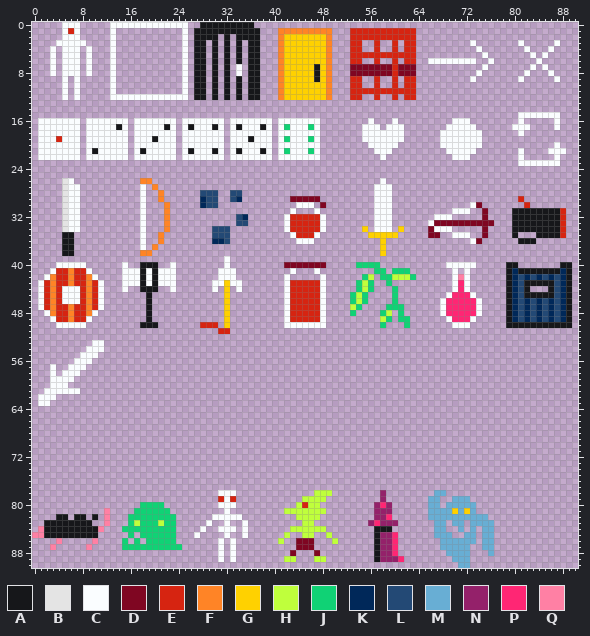
Pixel-art file, stored at Resources/Sprites.aseprite. Above, as it was before the edit.
91x91 pixels, 1 frame.
Palette (. is transparent): A #16171a  B #e4e4e4  C #fafdff  D #7f0622  E #d62411  F #ff8426  G #ffd100  H #bfff3c  J #10d275  K #002859  L #234975  M #68aed4  N #94216a  P #ff2674  Q #ff80a4
Pixels before (only the part around the change), first column x 0:
 0 .....CCC.....CCCCCCCCCCCCC..AAAAAAAAA................................................
 1 .....CEC.....C...........C.AAAAAAAAAAA...FFFFFFFFF...EEEEEEEEEEE.....................
 2 .....CCC.....C...........C.AAAA.A.AAAA...FGGGGGGGF...EEEEEEEEEEE.....................
 3 ....CCCCC....C...........C.AA.A.A.A.AA...FGGGGGGGF...EE..E..E.EE.........C.......C...
 4 ...C.CCC.C...C...........C.AA.A.A.A.AA...FGGGGGGGF...EE..E..E.EE..........C.......C..
 5 ...C.CCC.C...C...........C.AA.A.A.A.AA...FGGGGGGGF...EEEEEEEEEEE...........C.......C.
 6 ...C.CCC.C...C...........C.AA.A.A.A.AA...FGGGGGGGF...EE..E..E.EE..CCCCCCCC..C.......C
 7 ...C.CCC.C...C...........C.AA.A.A.C.AA...FGGGGGAGF...DDDDDDDEDDD...........C.......C.
 8 ...C.CCC.C...C...........C.AA.A.A.C.AA...FGGGGGAGF...DDDDDDDEDDD..........C.......C..
 9 .....C.C.....C...........C.AA.A.A.A.AA...FGGGGGAGF...EE..E..E.EE.........C.......C...
10 .....C.C.....C...........C.AA.A.A.A.AA...FGGGGGGGF...EE..E..E.EE.....................
11 .....C.C.....C...........C.AA.A.A.A.AA...FGGGGGGGF...EEEEEEEEEEE.....................
12 .....C.C.....CCCCCCCCCCCCC.AA.A.A.A.AA...FGGGGGGGF...EE..E..E.EE.....................
13 .....................................................................................
14 .....................................................................................
15 .................................................................................CCCC
16 .CCCCCCC.CCCCCCC.CCCCCCC.CCCCCCC.CCCCCCC.CCCCCCC........C...C.........CCC........C...
17 .CCCCCCC.CCCCCAC.CCCCCAC.CACCCAC.CACCCAC.CJCCCJC.......CCC.CCC.......CCCCC......CCC..
18 .CCCCCCC.CCCCCCC.CCCCCCC.CCCCCCC.CCCCCCC.CCCCCCC.......CCCCCCC......CCCCCCC......C...
19 .CCCECCC.CCCCCCC.CCCACCC.CCCCCCC.CCCACCC.CJCCCJC.......CCCCCCC......CCCCCCC..........
20 .CCCCCCC.CCCCCCC.CCCCCCC.CCCCCCC.CCCCCCC.CCCCCCC........CCCCC.......CCCCCCC..........
21 .CCCCCCC.CACCCCC.CACCCCC.CACCCAC.CACCCAC.CJCCCJC.........CCC.........CCCCC.......C...
22 .CCCCCCC.CCCCCCC.CCCCCCC.CCCCCCC.CCCCCCC.CCCCCCC..........C...........CCC........C...
23 .................................................................................CCCC
24 .....................................................................................
25 .....................................................................................
26 .....BC...........FF......................................C..........................
27 .....BCC..........C.F....................................CCC.........................
28 .....BCC..........C..F......LLL..LL......................CCC.........................
29 .....BCC..........C..F......KLL..LK........DDDDD.........CCC.....................E...
30 .....BCC..........C...F.....KLL.............CCC.D........CCC.............CD.......E..
31 .....BCC..........C...F....................C...C.........CCC..........CCC..D....AAAAA
32 .....BCC..........C...F...........LK......CEEEEEC........CCC.......CCC.....D....AAAAA
33 .....BCC..........C...F...........LL......CEEEEEC........CCC......CDDDDDDDDDD...AAAAA
34 .....BCC..........C...F.......LLL.........CEEEEEC......G.CCC.G....DCCC.....D....AAAAA
35 .....AA...........C..F........LLL..........CEEEC........GGGGG.....DD..CCC..D....A...A
36 .....AA...........C..F........KKL...........CCC...........G..............CD......AAA.
37 .....AA...........C.F.....................................G..........................
38 .....AA...........FF......................................G..........................
39 ................................C....................................................
40 ....CCCCC......C..AAA..C........C.........DDDDDDD.....JJJJ...........CCCCC.....AA....
41 ...CEEFEEC.....CCCACACCC.......CCC.........C...C.........JJ.JJJ.......C.C......AKAAAA
42 ..CFEEFEEFC....CCCACACCC.......CCC........C.....C......JH.JJHHHJ......CQC......AKLKLK
43 .CEFEEFEEFEC...CCCACACCC......CCGCC.......CEEEEEC.....JHJ..J..........CPC......AKLAAA
44 .CEFECCCEFEC...C..AAA..C......C.G.C.......CEEEEEC.....JHJ...J.........CPC......AKLA..
45 .CEFECCCEFEC.......A............G.........CEEEEEC....JHJ....J........CPPPC.....AKLAAA
46 .CEFECCCEFEC.......A............G.........CEEEEEC....JHJ....J.......CPPPPPC....AKLKLK
47 .CEFEEFEEFEC.......A............G.........CEEEEEC....HJ....JJJ......CPPPPPC....AKLKLK
48 ..CFEEFEEFC........A............G.........CEEEEEC....J....JH.J......CPPPPPC....AKLKLK
49 ...CEEFEEC.........A............G.........CEEEEEC.........HJ.JJ......CPPPC.....AKLKLK
50 ....CCCCC.........AAA.......EEE.G.........CCCCCCC.........J...J.......CCC......AAAAAA
51 ...............................EE....................................................
52 .....................................................................................
53 ..........CC.........................................................................
54 .........CCC.........................................................................
55 ........CCC..........................................................................
56 .......CCC...........................................................................
57 ...C..CCC............................................................................
58 ...C.CCC.............................................................................
59 ...CCCC..............................................................................
60 ...CCC...............................................................................
61 ..CCCCCC.............................................................................
62 .CCC.................................................................................
63 .CC..................................................................................
64 .....................................................................................
65 .....................................................................................
66 .....................................................................................
67 .....................................................................................
68 .....................................................................................
69 .....................................................................................
70 .....................................................................................
71 .....................................................................................
72 .....................................................................................
73 .....................................................................................
74 .....................................................................................
75 .....................................................................................
76 .....................................................................................
77 .....................................................................................
78 ...............................CCC.............HHH........N........MM................
79 ...............................ECE...........HHHH.........N.......MM..MMM............
80 ..................JJJJ.........CCC..........HEHH.........NPN......MM.MMMMM...........
81 ............Q....JJJJJJ.........C.........HHHHHHH........NNN......MMMMGMGM...........
82 ....AA.AA.A.Q...JJJJJJJJ......CCCCC.........HHHH.........NNP......MMMMMMMMMM.........
83 ..AAAAAAAA..Q...JHJJJHJJ.....C..C..C.........HH.........NPNNN......MM.MM.MMMM........
84 .QAAAAAAAAAQ...JJJJJJJJJ....C..CCC.C.......HHHHHH........AAA.......MM..M.M.MM........
85 QQAAAAAAAAA.....J.JJJJJJ...C....C..C......H..HH..H.......ANNP......MMM..MM.MM........
86 ....Q.....Q....J.J.JJJJJ.......C.C.......H..DDD...H......ANNP.......MMMMMM.MM........
The same view after the edit:
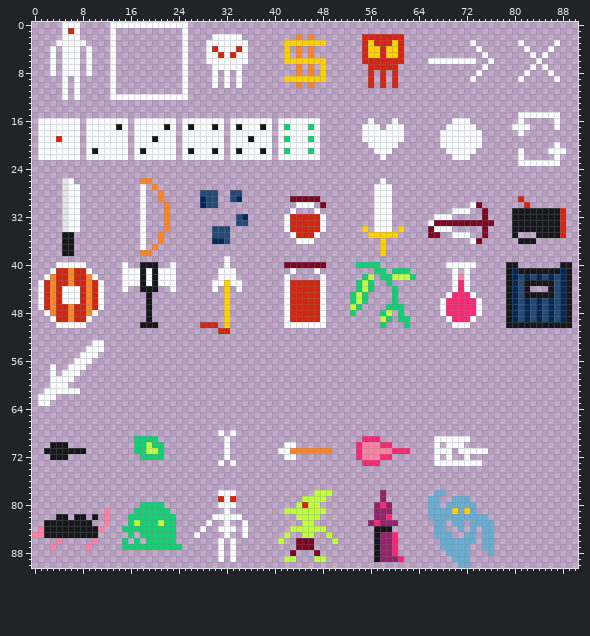
What changed:
Colour A now appears in row 70 at x 3 to 5; in row 71 at x 2 to 8; in row 72 at x 3 to 5.
Colour C now appears in row 2 at x 31 and 33; in rows 3 to 4 at x 29, 31, 33 and 35; in row 5 at x 29 and 35; in row 6 at x 29, 31, 33 and 35; in row 7 at x 31 and 33; in row 68 at x 31 and 33.
Colour C now appears in row 69 at x 32 and 67 to 72; in row 70 at x 32, 42 to 43, 67 and 69 to 71; in row 71 at x 32, 41 to 42, 67 to 69 and 71 to 75; in row 72 at x 32, 42 to 43, 67, 69 and 72; in row 73 at x 31, 33 and 67 to 74.
The author changed colour A to colour C in rows 2 to 3 at x 30, 32 and 34; in row 4 at x 32; in rows 5 to 6 at x 30, 32 and 34; in rows 7 to 8 at x 30 and 32; in rows 9 to 10 at x 30, 32 and 34.
Colour E now appears in row 3 at x 55, 58 to 59 and 61; in row 4 at x 55, 58 and 61; in row 5 at x 31 and 33; in row 6 at x 55 to 56, 58 to 59 and 61; in rows 9 to 10 at x 56 and 58.
The author changed colour A to colour E in row 4 at x 30 and 34.
The author changed colour D to colour E in row 7 at x 56 to 59; in row 8 at x 56 and 58.
Colour F now appears in row 71 at x 43 to 49.
The author changed colour G to colour F in row 2 at x 44 and 46; in rows 4 to 5 at x 44 and 46; in rows 7 to 8 at x 44 and 46; in row 10 at x 44 and 46.
Colour G now appears in row 3 at x 56; in row 4 at x 56 and 59.
The author changed colour A to colour G in row 9 at x 47.
The author changed colour E to colour G in row 3 at x 60; in row 4 at x 57 and 60; in row 5 at x 56 to 57 and 59 to 60.
Colour H now appears in row 70 at x 19; in row 71 at x 19 to 20.
Colour J now appears in row 69 at x 17 to 20; in row 70 at x 17 to 18 and 20 to 21; in row 71 at x 17 to 18 and 21; in row 72 at x 18 to 21.
Colour P now appears in row 69 at x 55 to 57; in row 70 at x 54 and 58 to 59; in row 71 at x 54 and 60 to 62; in row 72 at x 54 and 58 to 59; in row 73 at x 55 to 57.
Colour Q now appears in row 70 at x 55 to 57; in row 71 at x 55 to 59; in row 72 at x 55 to 57.
Colour A is gone in row 0 at x 28 to 36; in row 1 at x 27 to 37; in row 2 at x 27 to 29 and 35 to 37; in rows 3 to 6 at x 27 to 28 and 36 to 37; in rows 7 to 8 at x 27 to 28, 36 to 37 and 47; in rows 9 to 10 at x 27 to 28 and 36 to 37.
Colour A is gone in rows 11 to 12 at x 27 to 28, 30, 32, 34 and 36 to 37.
Colour D is gone in row 7 at x 53 to 55 and 61 to 63; in row 8 at x 53 to 55, 57, 59 and 61 to 63.
Colour E is gone in row 1 at x 53 to 63; in rows 2 to 6 at x 53 to 54 and 62 to 63; in rows 9 to 10 at x 53 to 54, 57 and 62 to 63; in row 11 at x 53 to 63; in row 12 at x 53 to 54, 57, 60 and 62 to 63.
Colour F is gone in row 1 at x 41 to 49; in rows 2 to 12 at x 41 and 49.
Colour G is gone in row 2 at x 42 to 43, 45 and 47 to 48; in rows 4 to 5 at x 43, 45 and 47 to 48; in rows 7 to 8 at x 42 to 43 and 45; in row 10 at x 42 to 43, 45 and 47 to 48; in rows 11 to 12 at x 42 to 48.
